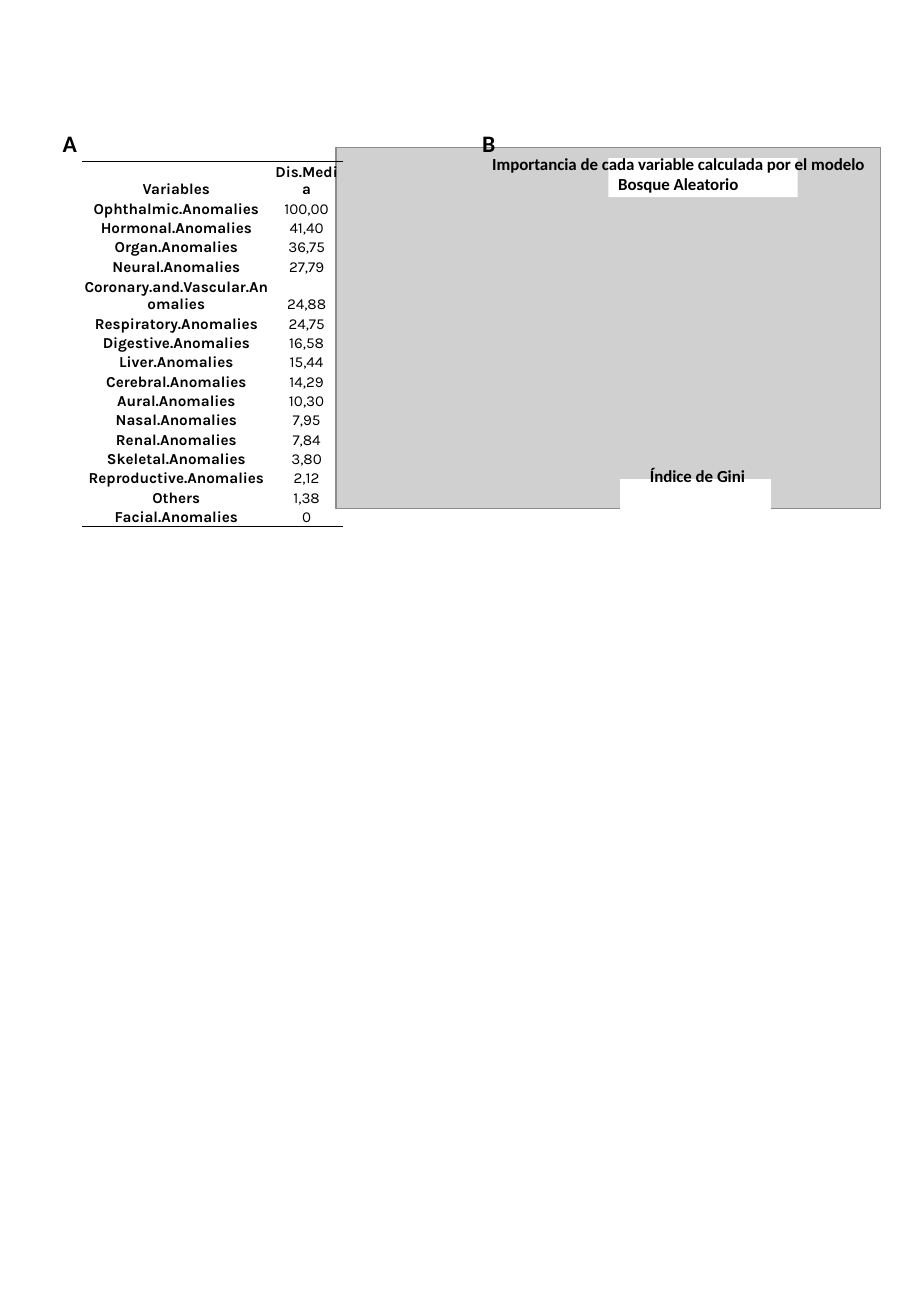
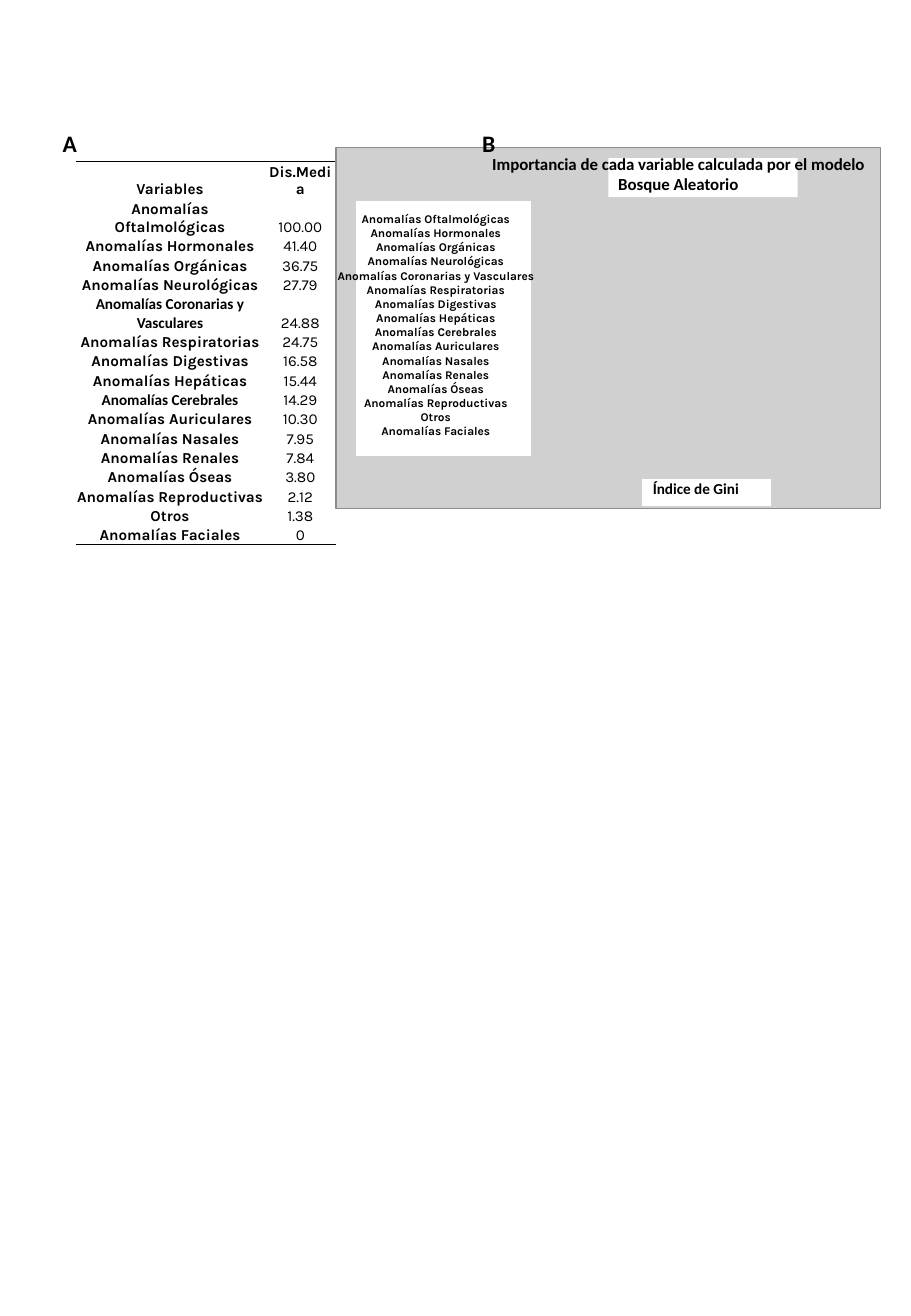
Before and after one commit to cristinalazaroruiz/Generacion_librerias_IA_prediccion_ciliopatias, a slide deck: slide 17 of figuras/figuras_TFM.pptx (slide 15 before the commit). Drawn at 911x1316 pixels with LibreOffice and Linux fonts; fonts in the diff are those of the drawing; grey boxes stand for pictures. Boxes give left, top, right and bottom in pixels: in the first picture for what was removed or moved away, otherwise in the second. Text is boxed around its words. In the diff, an @@ line names an element or a change of style, - is before the commit and + after.

```diff
--- a/figuras/figuras_TFM.pptx
+++ b/figuras/figuras_TFM.pptx
@@ table at (75, 162, 335, 549) @@
-row 2, column 1: Ophthalmic.Anomalies
+row 2, column 1: Anomalías Oftalmológicas
-row 2, column 2: 100,00
+row 2, column 2: 100.00
-row 3, column 1: Hormonal.Anomalies
+row 3, column 1: Anomalías Hormonales
-row 3, column 2: 41,40
+row 3, column 2: 41.40
-row 4, column 1: Organ.Anomalies
+row 4, column 1: Anomalías Orgánicas
-row 4, column 2: 36,75
+row 4, column 2: 36.75
-row 5, column 1: Neural.Anomalies
+row 5, column 1: Anomalías Neurológicas
-row 5, column 2: 27,79
+row 5, column 2: 27.79
-row 6, column 1: Coronary.and.Vascular.Anomalies
+row 6, column 1: Anomalías Coronarias y Vasculares
-row 6, column 2: 24,88
+row 6, column 2: 24.88
-row 7, column 1: Respiratory.Anomalies
+row 7, column 1: Anomalías Respiratorias
-row 7, column 2: 24,75
+row 7, column 2: 24.75
-row 8, column 1: Digestive.Anomalies
+row 8, column 1: Anomalías Digestivas
-row 8, column 2: 16,58
+row 8, column 2: 16.58
-row 9, column 1: Liver.Anomalies
+row 9, column 1: Anomalías Hepáticas
-row 9, column 2: 15,44
+row 9, column 2: 15.44
-row 10, column 1: Cerebral.Anomalies
+row 10, column 1: Anomalías Cerebrales
-row 10, column 2: 14,29
+row 10, column 2: 14.29
-row 11, column 1: Aural.Anomalies
+row 11, column 1: Anomalías Auriculares
-row 11, column 2: 10,30
+row 11, column 2: 10.30
-row 12, column 1: Nasal.Anomalies
+row 12, column 1: Anomalías Nasales
-row 12, column 2: 7,95
+row 12, column 2: 7.95
-row 13, column 1: Renal.Anomalies
+row 13, column 1: Anomalías Renales
-row 13, column 2: 7,84
+row 13, column 2: 7.84
-row 14, column 1: Skeletal.Anomalies
+row 14, column 1: Anomalías Óseas
-row 14, column 2: 3,80
+row 14, column 2: 3.80
-row 15, column 1: Reproductive.Anomalies
+row 15, column 1: Anomalías Reproductivas
-row 15, column 2: 2,12
+row 15, column 2: 2.12
-row 16, column 1: Others
+row 16, column 1: Otros
-row 16, column 2: 1,38
+row 16, column 2: 1.38
-row 17, column 1: Facial.Anomalies
+row 17, column 1: Anomalías Faciales
@@ table: place and size @@
-table at (83, 162, 343, 531)
+table at (75, 162, 335, 549)
@@ group added at (338, 203, 770, 505): 2 rectangles, 2 texts @@
+Anomalías Oftalmológicas
+Anomalías Hormonales
+Anomalías Orgánicas
+Anomalías Neurológicas
+Anomalías Coronarias y Vasculares
+Anomalías Respiratorias
+Anomalías Digestivas
+Anomalías Hepáticas
+Anomalías Cerebrales
+Anomalías Auriculares
+Anomalías Nasales
+Anomalías Renales
+Anomalías Óseas
+Anomalías Reproductivas
+Otros
+Anomalías Faciales
+Índice de Gini
```
Also in this commit, not shown: 7 other slides changed, 5 slides added, 3 slides removed, 26 other files.
